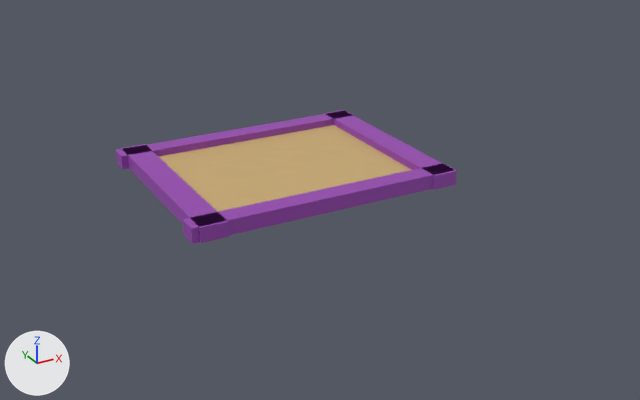
The Blender file asset_src/map.blend, before and after one commit.
One viewpoint serves both versions: a camera (50 mm lens) standing at (-53.0, -104.3, 45.3) and looking at (0.1, -7.7, -3.0). Every picture has the same lights, and +X, +Y and +Z are marked at lower left.

Script lines for the objects in view, before the commit:
```python
ob_plane = bpy.data.objects.new('Plane', me_plane)
ob_plane.location = (-2.0, -0.8, 0.0)
ob_plane.rotation_euler = (0.0, 0.0, 1.571)  # degrees (0, 0, 90)
ob_plane.scale = (3.98, 4.98, 1.0)
ob_wall_1 = bpy.data.objects.new('Wall 1', me_cube_001)
ob_wall_1.location = (-2.7, 1.2, 0.0)
ob_wall_1.rotation_euler = (0.0, 0.0, 1.571)  # degrees (0, 0, 90)
ob_wall_1.scale = (15.1, 1.78, 1.0)
ob_wall_2 = bpy.data.objects.new('Wall 2', me_cube_002)
ob_wall_2.location = (-2.7, 1.2, 0.0)
ob_wall_2.rotation_euler = (0.0, 0.0, 1.571)  # degrees (0, 0, 90)
ob_wall_2.scale = (15.1, 1.78, 1.0)
ob_wall_3 = bpy.data.objects.new('Wall 3', me_cube_004)
ob_wall_3.location = (-2.7, 1.2, 0.0)
ob_wall_3.rotation_euler = (0.0, 0.0, 3.142)  # degrees (0, 0, 180)
ob_wall_3.scale = (19.0, 1.43, 1.0)
ob_wall_4 = bpy.data.objects.new('Wall 4', me_cube_003)
ob_wall_4.location = (-2.7, 1.2, 0.0)
ob_wall_4.rotation_euler = (0.0, 0.0, 3.142)  # degrees (0, 0, 180)
ob_wall_4.scale = (19.0, 1.43, 1.0)
```
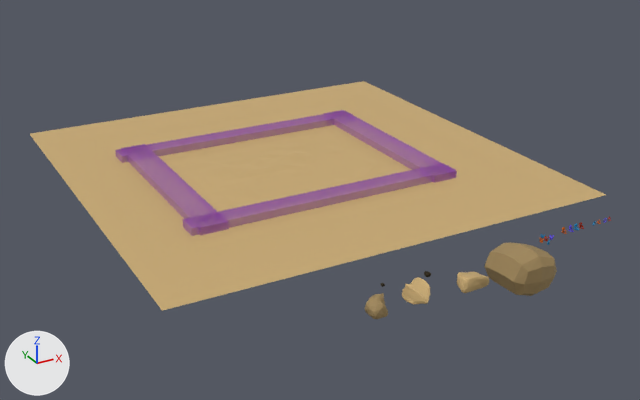
What differs and where, as boxes [x1, y1, x2, y2] in the pictures (640 x 400 px):
'Plane', reshaped, moved, rescaled, turned
    before: [158, 125, 412, 212]
    after: [30, 81, 606, 311]
'Wall 4', surface changed
    both: [182, 163, 455, 244]
'Wall 1', surface changed
    both: [121, 144, 229, 243]
'Rock1', added (brown)
    after: [484, 242, 557, 296]
'Wall 3', surface changed
    both: [115, 111, 353, 169]
'Wall 2', surface changed
    both: [324, 110, 457, 190]
'Rock5', added (brown)
    after: [402, 277, 430, 304]
'Rock3', added (brown)
    after: [457, 271, 489, 293]
'Rock2', added (brown)
    after: [365, 293, 388, 319]
'Terrain', unchanged, uncovered by the edit
    after: [170, 127, 385, 205]

Diff of the bpy script that builds the scene:
```diff
--- a/asset_src/map.blend.py
+++ b/asset_src/map.blend.py
@@ mat_material_002 @@
 mat_material_002.base_color = (0.313, 0.0612, 0.448)  # purple #9846b3
+mat_material_002.alpha = 0.599
@@ mat_rockmaterial1 @@
+mat_rockmaterial1 = principled_material('RockMaterial1')
+mat_rockmaterial1.base_color = (0.355, 0.25, 0.115)  # brown #a1895f
+mat_rockmaterial1.roughness = 0.476
+mat_rockmaterial1.specular_ior_level = 0.0827
@@ me_plane_001 @@
+me_plane_001.from_pydata([(-1.0, -1.0, 0.0), (1.0, -1.0, 0.0), (-1.0, 1.0, 0.0), (1.0, 1.0, 0.0)], [], [(0, 1, 3, 2)])
+me_plane_001.materials.append(mat_material_001)  # brown #caad78
@@ me_cube_007 @@
+me_cube_007.from_pydata(...)  # 182 vertices, 180 faces; spans x -0.97..1.31, y -2.32..1.5, z -1.1..1.0
+me_cube_007.materials.append(mat_material_001)  # brown #caad78
@@ me_cube_006 @@
+me_cube_006.from_pydata(...)  # 194 vertices, 192 faces; spans x -1.53..1.74, y -1.69..1.13, z -1.19..0.65
+me_cube_006.materials.append(mat_material_001)  # brown #caad78
@@ me_cube_005 @@
+me_cube_005.from_pydata(...)  # 134 vertices, 132 faces; spans x -1.16..1.5, y -1.17..1.46, z -1.0..0.87
+me_cube_005.materials.append(mat_rockmaterial1)  # brown #a1895f
@@ me_cube @@
+me_cube.from_pydata(...)  # 66 vertices, 128 faces; spans x -0.92..0.99, y -1.04..1.01, z -0.93..0.68
+me_cube.materials.append(mat_rockmaterial1)  # brown #a1895f
@@ ob_plane @@
-ob_plane = bpy.data.objects.new('Plane', me_plane)
-ob_plane.location = (-2.0, -0.8, 0.0)
-ob_plane.rotation_euler = (0.0, 0.0, 1.571)  # degrees (0, 0, 90)
-ob_plane.scale = (3.98, 4.98, 1.0)
+ob_plane = bpy.data.objects.new('Plane', me_plane_001)
+ob_plane.location = (0.0, 0.0, 0.0)
+ob_plane.scale = (30.0, 30.0, 30.0)
@@ ob_wall_1 @@
 ob_wall_1.scale = (15.1, 1.78, 1.0)
+ob_wall_1.visible_shadow = False
@@ ob_wall_2 @@
 ob_wall_2.scale = (15.1, 1.78, 1.0)
+ob_wall_2.visible_shadow = False
@@ ob_rock5 @@
+ob_rock5 = bpy.data.objects.new('Rock5', me_cube_007)
+ob_rock5.location = (-6.0, -38.7, 0.0)
@@ ob_rock3 @@
+ob_rock3 = bpy.data.objects.new('Rock3', me_cube_006)
+ob_rock3.location = (0.9, -39.1, 0.0)
@@ ob_rock2 @@
+ob_rock2 = bpy.data.objects.new('Rock2', me_cube_005)
+ob_rock2.location = (-10.9, -39.5, 0.0)
@@ ob_rock1 @@
+ob_rock1 = bpy.data.objects.new('Rock1', me_cube)
+ob_rock1.location = (7.7, -39.3, 0.0)
+ob_rock1.scale = (3.28, 3.28, 3.28)
```
